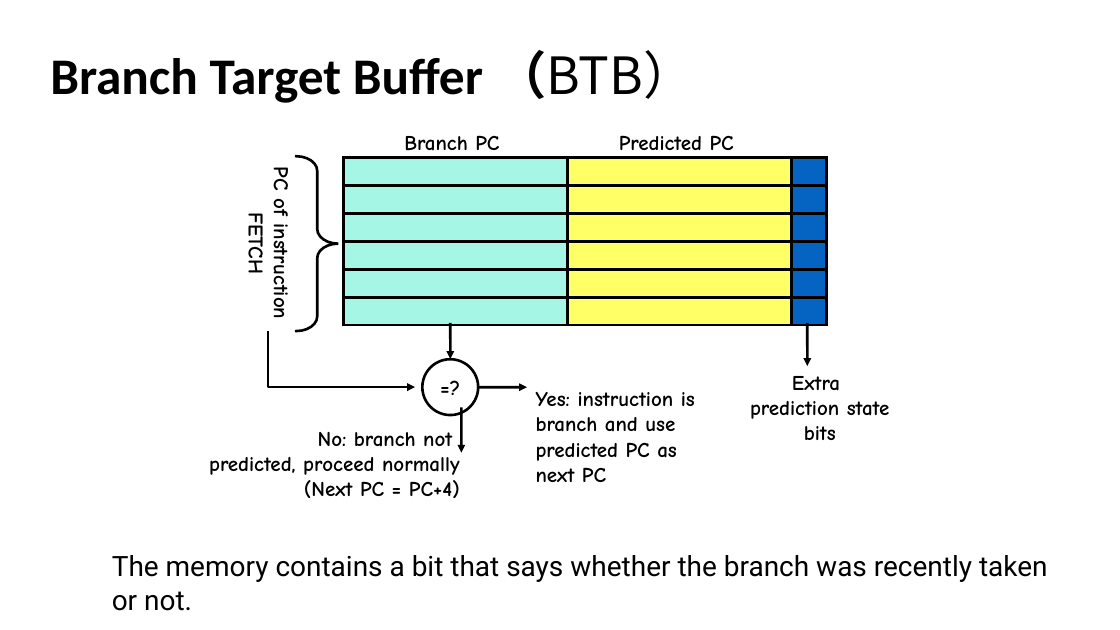
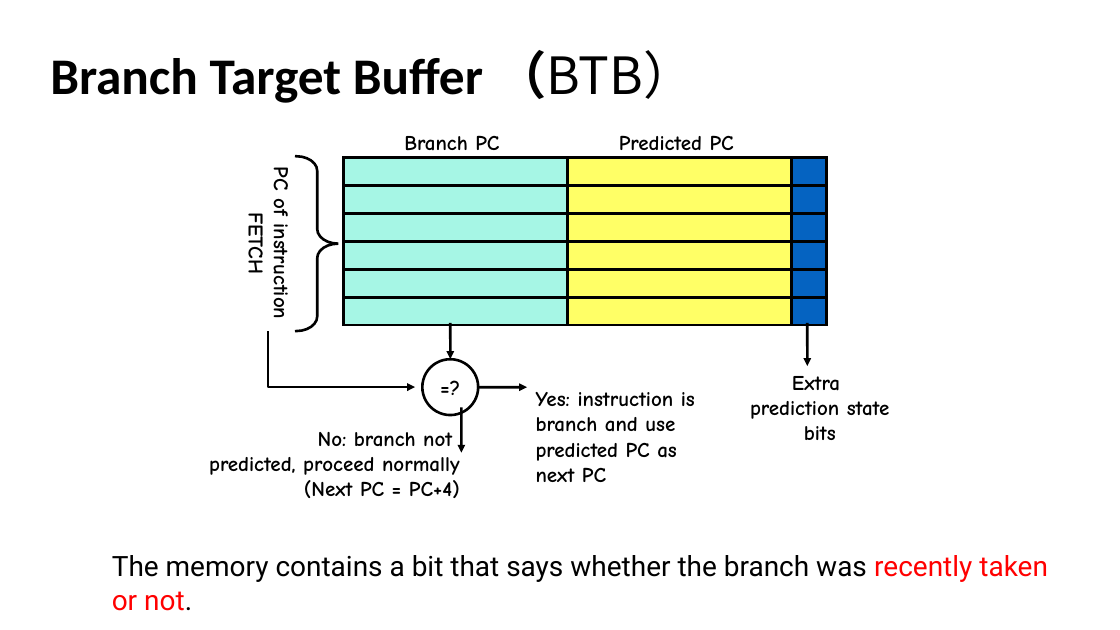
Before and after one commit to Summer-Summer/ComputerArchitectureLab, a slide deck: slide 4 of 6_branch_prediction/lab4-分支预测-实验指导.pptx. Drawn at 1120x630 pixels with LibreOffice and Linux fonts; fonts in the diff are those of the drawing. Boxes give left, top, right and bottom in pixels: in the first picture for what was removed or moved away, otherwise in the second. Text is boxed around its words. In the diff, an @@ line names an element or a change of style, - is before the commit and + after.

```diff
--- a/6_branch_prediction/lab4-分支预测-实验指导.pptx
+++ b/6_branch_prediction/lab4-分支预测-实验指导.pptx
@@ text "The memory contains a bit ..." at [112,555,1048,611]: text colour #000000 to #FF0000 in "recently taken or not." @@
```
Also in this commit, not shown: 1 other slide changed, 1 slide added.
